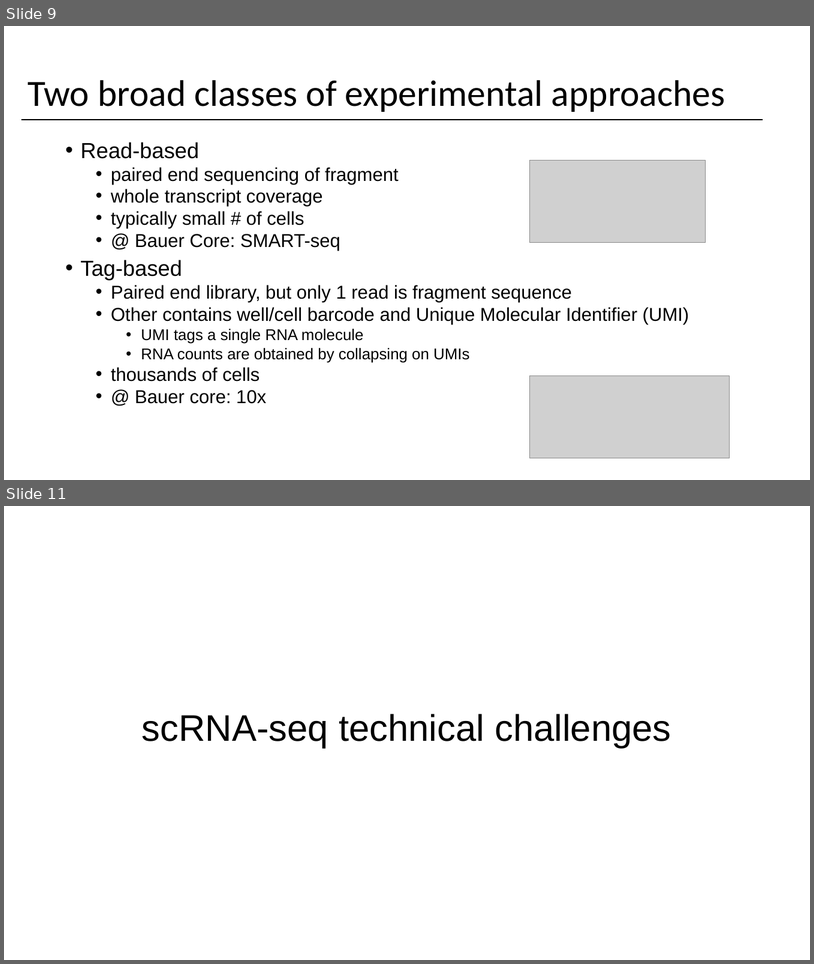
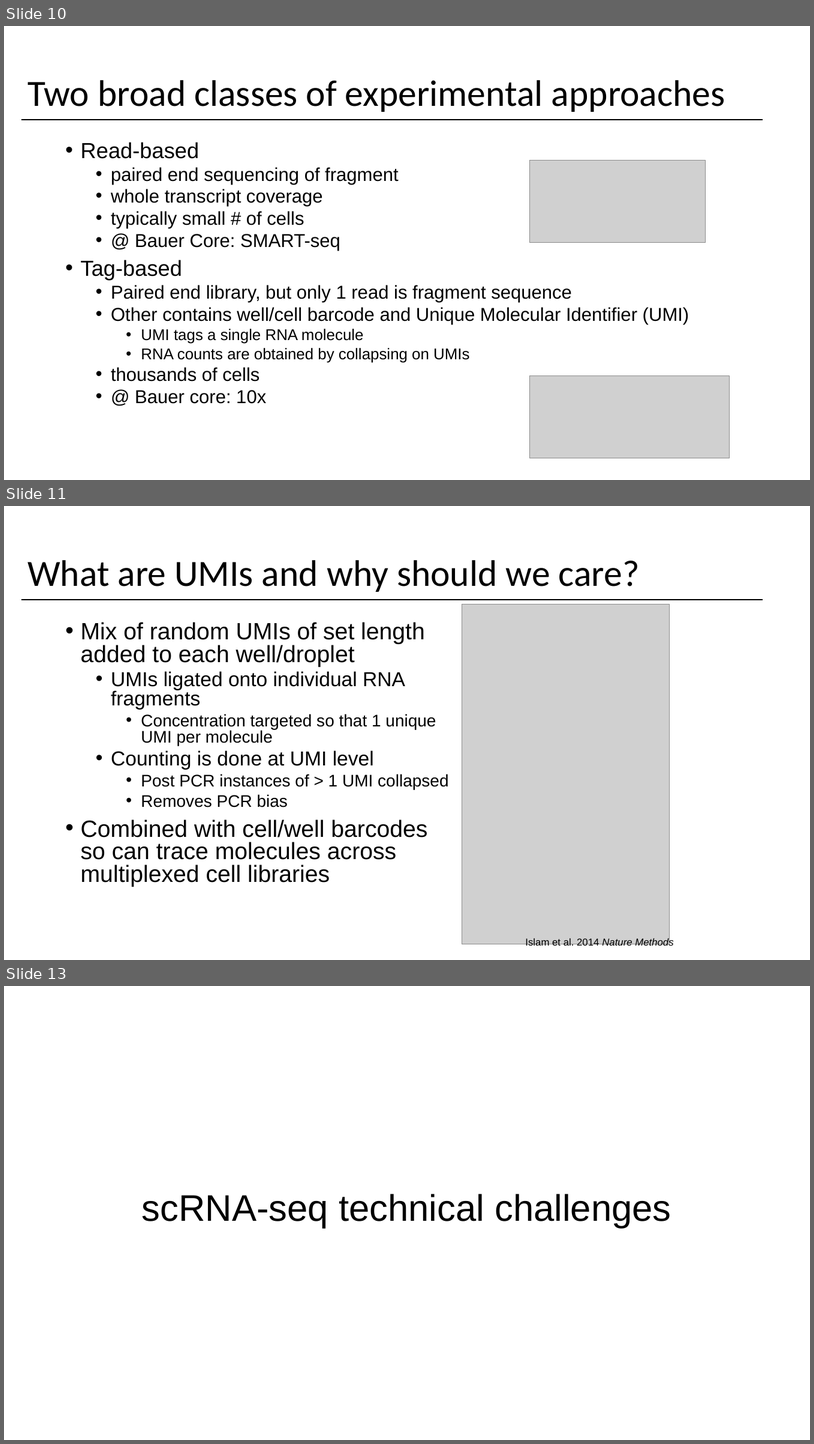
Before and after one commit to yasinkaymaz/singleCellRNAseq_workshop, a slide deck: IntroToscRNASeq_Background.pptx. Shown one above the other, each under a label of ours: slides 9 and 11 before the commit, slides 10, 11 and 13 after it; the slides between them are not shown. The pictures are 814x964 and 814x1444 pixels, drawn with LibreOffice and Linux fonts; fonts in the diff are those of the drawing; grey boxes stand for pictures. Boxes give left, top, right and bottom in pixels: in the first picture for what was removed or moved away, otherwise in the second. Text is boxed around its words. In the diff, an @@ line names an element or a change of style, - is before the commit and + after.

```diff
--- a/IntroToscRNASeq_Background.pptx
+++ b/IntroToscRNASeq_Background.pptx
@@ slide 11 added at [4,506,810,960], background #FFFFFF @@
@@ title added at [27,560,640,592], 44 pt, text #000000 @@
+What are UMIs and why should we care?
@@ line added from (21, 600) to (763, 600), #000000 1.5 pt @@
@@ picture added at [462,604,670,943] @@
@@ text added at [81,622,449,886], 28 pt, text #000000 @@
+• Mix of random UMIs of set length added to each well/droplet
+  • UMIs ligated onto individual RNA fragments
+    • Concentration targeted so that 1 unique UMI per molecule
+  • Counting is done at UMI level
+    • Post PCR instances of > 1 UMI collapsed
+    • Removes PCR bias
+• Combined with cell/well barcodes so can trace molecules across multiplexed cell libraries
@@ text added at [525,937,674,948], 12 pt, text #000000 @@
+Islam et al. 2014 Nature Methods
@@ what was slide 9 is now slide 10 @@
@@ what was slide 11 is now slide 13 @@
```
Also in this commit, not shown: 6 slides changed, 7 other slides added, 1 slide removed.
